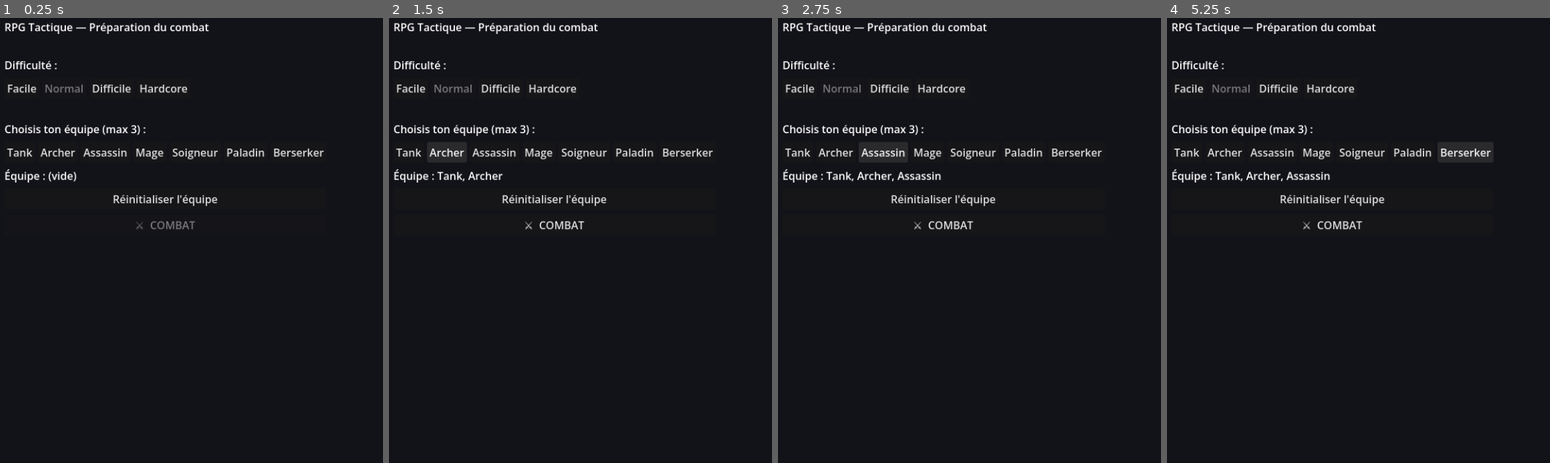
Above: before the commit, frames 1-4 (left to right).
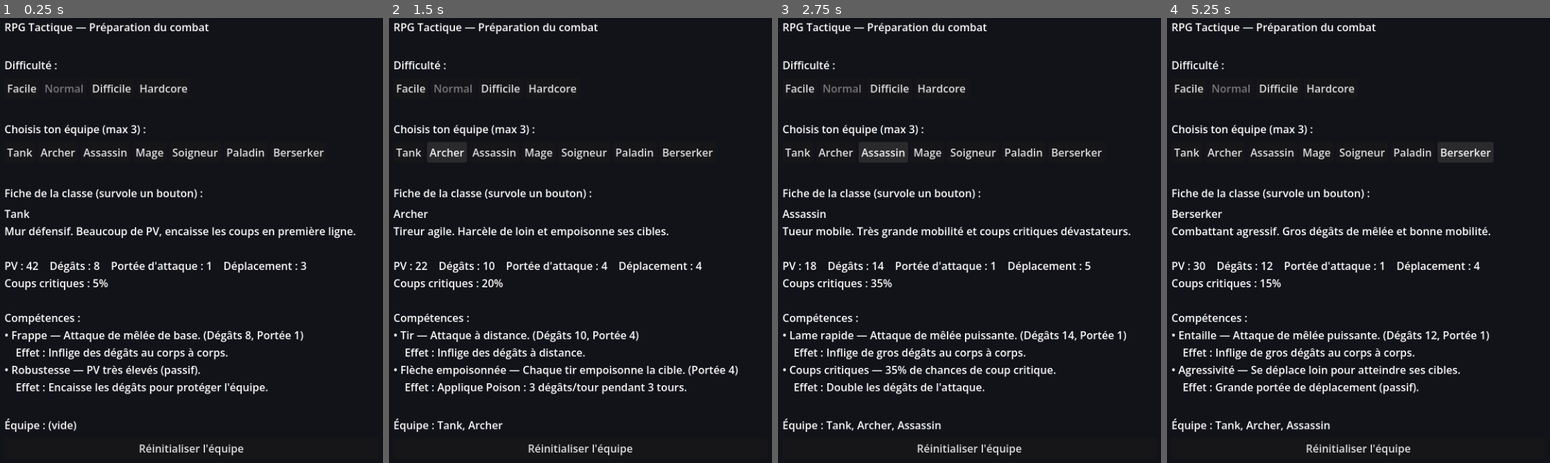
Above: after the commit, the same moments.

Repository: bodji27200-web/mon-jeux-video-
Game: Godot game, scene res://TeamSelect.tscn
The game is run twice, just before and just after one commit, with the same random seed, the same clock (stepped at 60 frames per second) and the same inputs.
Inputs:
- Up to frame 1 (0.25 s): no input
- Up to frame 2 (1.5 s): click "Tank" at 0.5 s; click "Archer" at 1.25 s
- Up to frame 3 (2.75 s): click "Assassin" at 2 s
- Up to frame 4 (5.25 s): click "Mage" at 2.75 s; click "Soigneur" at 3.5 s; click "Paladin" at 4.25 s; click "Berserker" at 5 s

The runs differ from the first frame. In frame 1, 6.2% of the frame differs, in the area x 1-93%, y 33-99%; in frame 2, 6.4%; in frame 3, 6.8%; in frame 4, 6.9%, in the area x 1-85%, y 33-99%.

Commit message:
Classes: fiches completes (description + competences) affichees a la selection

Diff:
--- a/GameData.gd
+++ b/GameData.gd
@@ -8,38 +8,73 @@
 const CLASSES := {
 	"tank": {
 		"name": "Tank", "color": Color(0.30, 0.50, 1.00), "symbol": "T",
+		"description": "Mur défensif. Beaucoup de PV, encaisse les coups en première ligne.",
 		"max_hp": 42, "move_range": 3, "attack": 8, "attack_range": 1,
 		"crit_chance": 0.05, "behavior": "melee",
+		"skills": [
+			{"name": "Frappe", "description": "Attaque de mêlée de base.", "effect": "Inflige des dégâts au corps à corps.", "damage": 8, "range": 1},
+			{"name": "Robustesse", "description": "PV très élevés (passif).", "effect": "Encaisse les dégâts pour protéger l'équipe."},
+		],
 	},
 	"archer": {
 		"name": "Archer", "color": Color(0.30, 0.85, 0.40), "symbol": "A",
+		"description": "Tireur agile. Harcèle de loin et empoisonne ses cibles.",
 		"max_hp": 22, "move_range": 4, "attack": 10, "attack_range": 4,
 		"crit_chance": 0.20, "behavior": "kite", "on_hit": "poison",
+		"skills": [
+			{"name": "Tir", "description": "Attaque à distance.", "effect": "Inflige des dégâts à distance.", "damage": 10, "range": 4},
+			{"name": "Flèche empoisonnée", "description": "Chaque tir empoisonne la cible.", "effect": "Applique Poison : 3 dégâts/tour pendant 3 tours.", "range": 4},
+		],
 	},
 	"assassin": {
 		"name": "Assassin", "color": Color(0.60, 0.30, 0.80), "symbol": "S",
+		"description": "Tueur mobile. Très grande mobilité et coups critiques dévastateurs.",
 		"max_hp": 18, "move_range": 5, "attack": 14, "attack_range": 1,
 		"crit_chance": 0.35, "behavior": "melee",
+		"skills": [
+			{"name": "Lame rapide", "description": "Attaque de mêlée puissante.", "effect": "Inflige de gros dégâts au corps à corps.", "damage": 14, "range": 1},
+			{"name": "Coups critiques", "description": "35% de chances de coup critique.", "effect": "Double les dégâts de l'attaque."},
+		],
 	},
 	"mage": {
 		"name": "Mage", "color": Color(0.85, 0.25, 0.25), "symbol": "M",
+		"description": "Lanceur de sorts. Dégâts à distance et brûlures.",
 		"max_hp": 20, "move_range": 3, "attack": 13, "attack_range": 3,
 		"crit_chance": 0.10, "behavior": "kite", "on_hit": "brulure",
+		"skills": [
+			{"name": "Éclair", "description": "Attaque magique à distance.", "effect": "Inflige des dégâts à distance.", "damage": 13, "range": 3},
+			{"name": "Brûlure", "description": "Enflamme la cible à chaque coup.", "effect": "Applique Brûlure : 5 dégâts/tour pendant 2 tours.", "range": 3},
+		],
 	},
 	"soigneur": {
 		"name": "Soigneur", "color": Color(0.95, 0.95, 0.95), "symbol": "+",
+		"description": "Soutien. Soigne ses alliés (et lui-même) mais frappe faiblement.",
 		"max_hp": 24, "move_range": 3, "attack": 4, "attack_range": 1,
 		"crit_chance": 0.0, "behavior": "heal", "heal": 12,
+		"skills": [
+			{"name": "Soin", "description": "Restaure les PV d'un allié ou de soi-même.", "effect": "Rend 12 PV à la cible.", "range": 1},
+			{"name": "Bâton", "description": "Faible attaque de mêlée.", "effect": "Inflige peu de dégâts au corps à corps.", "damage": 4, "range": 1},
+		],
 	},
 	"paladin": {
 		"name": "Paladin", "color": Color(0.90, 0.80, 0.30), "symbol": "P",
+		"description": "Tank polyvalent. Résistant et frappe correctement au corps à corps.",
 		"max_hp": 38, "move_range": 3, "attack": 9, "attack_range": 1,
 		"crit_chance": 0.05, "behavior": "melee",
+		"skills": [
+			{"name": "Frappe sacrée", "description": "Attaque de mêlée.", "effect": "Inflige des dégâts au corps à corps.", "damage": 9, "range": 1},
+			{"name": "Endurance", "description": "PV élevés (passif).", "effect": "Tient la ligne de front."},
+		],
 	},
 	"berserker": {
 		"name": "Berserker", "color": Color(0.95, 0.50, 0.20), "symbol": "B",
+		"description": "Combattant agressif. Gros dégâts de mêlée et bonne mobilité.",
 		"max_hp": 30, "move_range": 4, "attack": 12, "attack_range": 1,
 		"crit_chance": 0.15, "behavior": "melee",
+		"skills": [
+			{"name": "Entaille", "description": "Attaque de mêlée puissante.", "effect": "Inflige de gros dégâts au corps à corps.", "damage": 12, "range": 1},
+			{"name": "Agressivité", "description": "Se déplace loin pour atteindre ses cibles.", "effect": "Grande portée de déplacement (passif)."},
+		],
 	},
 }
 
--- a/TeamSelect.gd
+++ b/TeamSelect.gd
@@ -9,6 +9,7 @@
 var _difficulty := "normal"
 var _team_label: Label
 var _start_btn: Button
+var _info_label: Label
 var _diff_buttons := {}
 
 
@@ -39,7 +40,16 @@
 		var b := Button.new()
 		b.text = GameData.CLASSES[cid].name
 		b.pressed.connect(_on_add_class.bind(cid))
+		b.mouse_entered.connect(_show_class_info.bind(cid))
+		b.focus_entered.connect(_show_class_info.bind(cid))
 		class_box.add_child(b)
+
+	# Fiche détaillée de la classe survolée / cliquée (pour comparer avant de choisir).
+	root.add_child(_section("Fiche de la classe (survole un bouton) :"))
+	_info_label = Label.new()
+	_info_label.autowrap_mode = TextServer.AUTOWRAP_WORD_SMART
+	_info_label.custom_minimum_size = Vector2(560, 200)
+	root.add_child(_info_label)
 
 	_team_label = Label.new()
 	root.add_child(_team_label)
@@ -56,6 +66,7 @@
 
 	_on_difficulty("normal")
 	_refresh()
+	_show_class_info(GameData.CLASSES.keys()[0])
 
 
 func _section(text: String) -> Label:
@@ -71,6 +82,7 @@
 
 
 func _on_add_class(cid: String) -> void:
+	_show_class_info(cid)
 	if _player.size() < MAX_TEAM:
 		_player.append(cid)
 		_refresh()
@@ -89,6 +101,27 @@
 	_start_btn.disabled = _player.is_empty()
 
 
+# Construit et affiche la fiche complète d'une classe (stats + compétences).
+func _show_class_info(cid: String) -> void:
+	if _info_label == null:
+		return
+	var c: Dictionary = GameData.CLASSES[cid]
+	var t := "%s\n%s\n\n" % [c.name, c.get("description", "")]
+	t += "PV : %d    Dégâts : %d    Portée d'attaque : %d    Déplacement : %d\n" % [c.max_hp, c.attack, c.attack_range, c.move_range]
+	t += "Coups critiques : %d%%\n\nCompétences :\n" % int(c.crit_chance * 100)
+	for s in c.get("skills", []):
+		var line := "• " + str(s["name"]) + " — " + str(s["description"])
+		var extras: Array = []
+		if s.has("damage"):
+			extras.append("Dégâts %d" % int(s["damage"]))
+		if s.has("range"):
+			extras.append("Portée %d" % int(s["range"]))
+		if not extras.is_empty():
+			line += " (" + ", ".join(extras) + ")"
+		t += line + "\n    Effet : " + str(s["effect"]) + "\n"
+	_info_label.text = t
+
+
 func _on_start() -> void:
 	GameData.difficulty = _difficulty
 	GameData.player_team = _player.duplicate()
